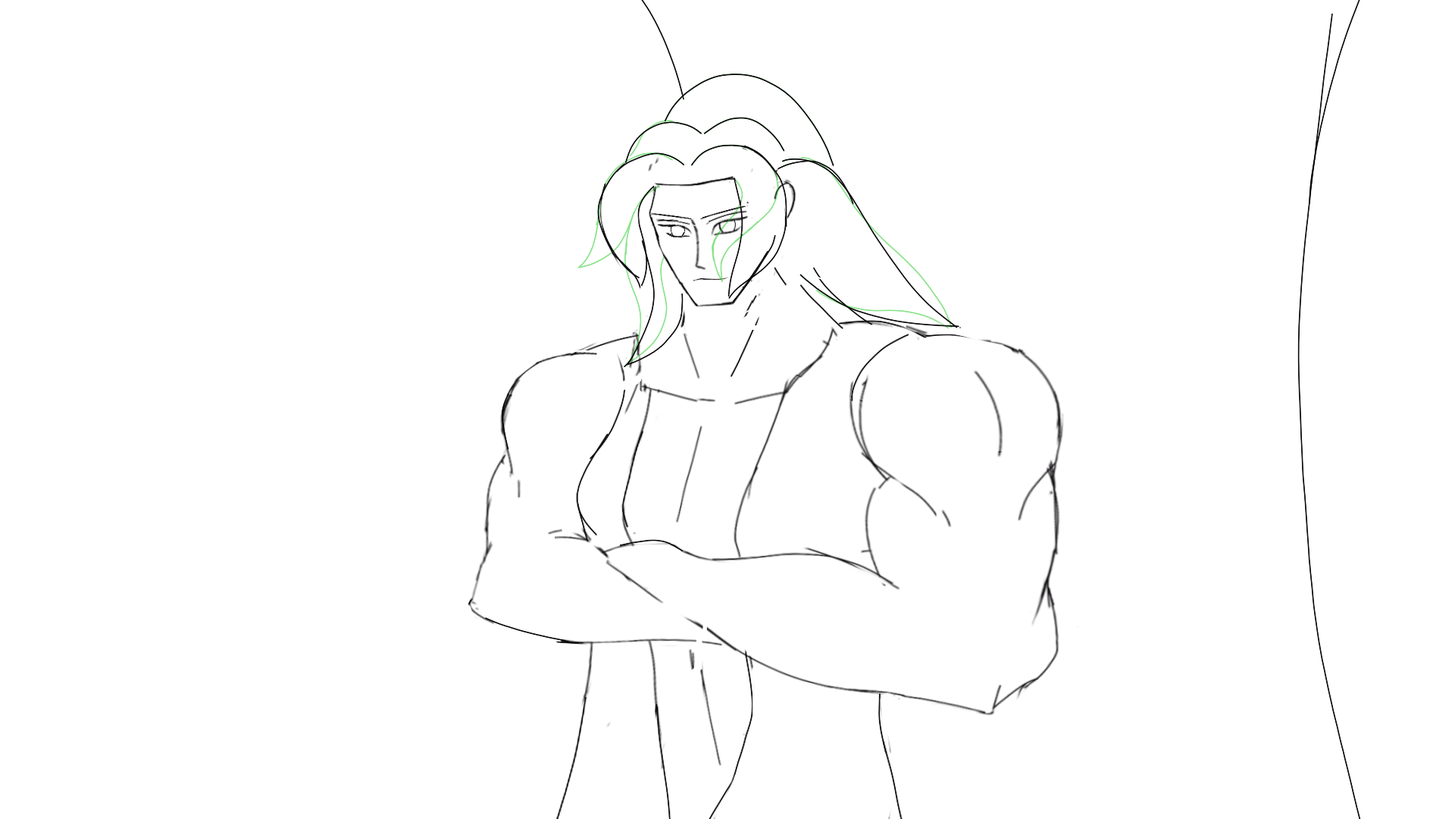
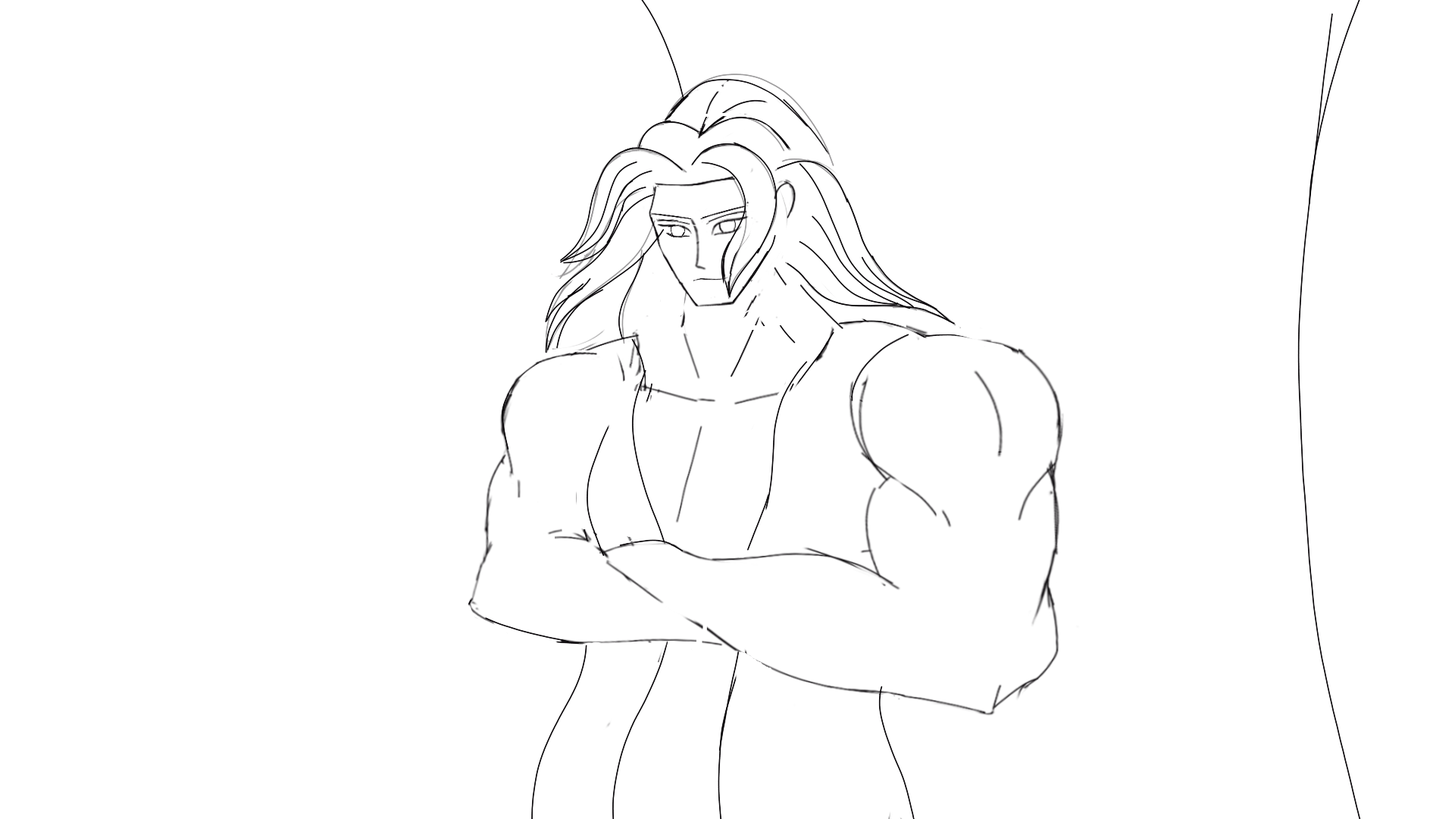
Before/after of a 1455x819 layered artwork. What changed in the layer stack:
"Paint Layer 6" (in "Group 5"): opacity 100% → 40%, moved it above "Hair", painted on it over [544, 73, 962, 437]
removed layer "Paint Layer 6" (2nd of 2, in "Group 5") from group "Group 5" over [582, 73, 962, 340]
renamed "Paint Layer 3" to "Hair", showed it, opacity 36% → 100%, painted on it over [523, 73, 986, 389]
added layer "Shirt" in group "Group 5" over [523, 291, 962, 819]
painted on "Paint Layer 2" over [523, 73, 986, 819]
